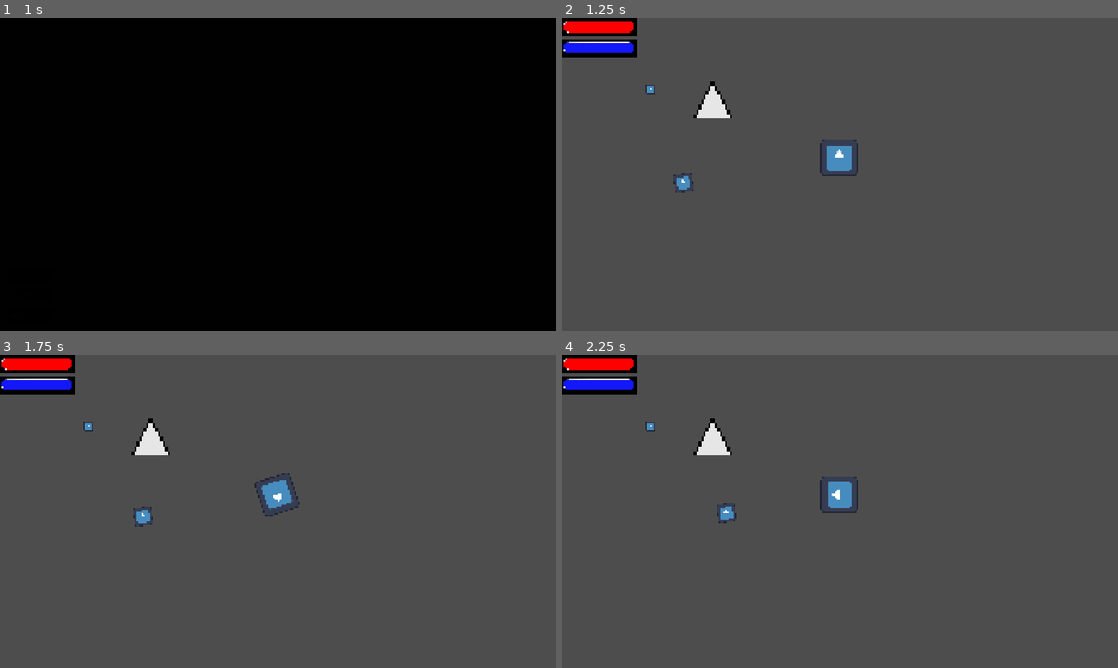
Above: before the commit, frames 1-4 (two rows, left to right).
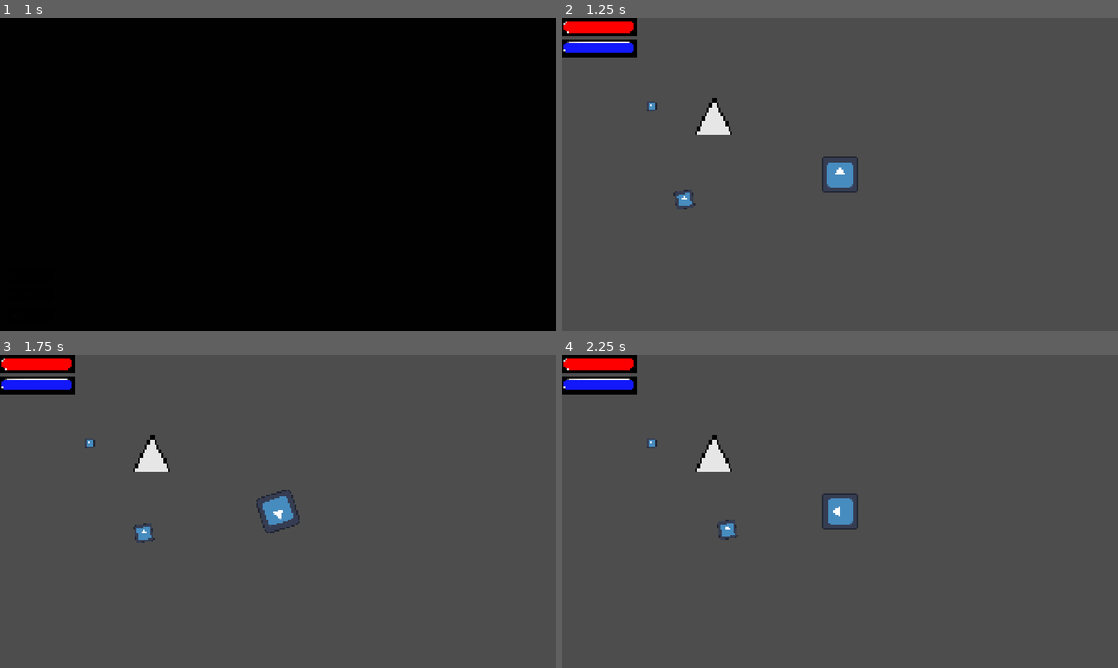
Above: after the commit, the same moments.

Repository: Yolo-Arts/Game-Off-2026
Game: Godot game, scene res://Game/main_game.tscn
The game is run twice, just before and just after one commit, with the same random seed, the same clock (stepped at 60 frames per second) and the same inputs. The engine's default icon, where the game draws it, is replaced by a stand-in: a white triangle on a blue panel in a dark square. Sound files missing from this copy of the repository are replaced by a short silence.
Inputs (mouse positions are in pixels of both pictures, inside the frame that each line leads up to):
- Up to frame 1 (1 s): click "Play" at 0.5 s
- Up to frame 2 (1.25 s): no input
- Up to frame 3 (1.75 s): move the mouse to (400, 495) at 1.27 s; hold D (move_right) from 1.28 s (still down); hold Space (Ram) from 1.28 s (still down); click (400, 495) at 1.42 s; tap Shift (shift) at 1.55 s
- Up to frame 4 (2.25 s): move the mouse to (728, 527) at 2.02 s; release D (move_right) at 2.03 s; release Space (Ram) at 2.03 s; hold S (move_down) from 2.03 s (still down); tap Shift (shift) at 2.1 s

Frame 1 is identical in both runs. In frame 2, 1.6% of the frame differs, in the area x 15-54%, y 20-62%; in frame 3, 1.6%, in the area x 15-54%, y 20-60%; in frame 4, 1.6%.

Commit message:
Make EnemyData and EnemyStats

Diff:
--- a/Game/EnemyComponents/enemy.gd
+++ b/Game/EnemyComponents/enemy.gd
@@ -2,7 +2,9 @@
 
 @onready var health_component: EnemyHealthComponent = $HealthComponent
 @onready var movement_component: EnemyMovementComponent = $MovementComponent
-# @onready var HitboxComponent : EnemyHitbox = $HitboxComponent
+@export var enemy_stats: EnemyStats
+@onready var hitbox: EnemyHitbox = $Hitbox
+
 
 
 
@@ -10,6 +12,7 @@
 func _ready() -> void:
 	health_component.setup(self)
 	movement_component.setup(self)
+	hitbox.setup(self, enemy_stats)
 
 func _process(delta: float) -> void:
 
--- a/Game/EnemyComponents/enemy_hitbox_component.gd
+++ b/Game/EnemyComponents/enemy_hitbox_component.gd
@@ -2,7 +2,7 @@
 
 @export var enabled: bool = false
 @export var enemy: Node2D
-@export var enemy_data: EnemyData
+@export var enemy_stats: EnemyStats
 
 func _init() -> void:
 	collision_mask = 2
@@ -10,19 +10,20 @@
 	EventSystem.player_vincible.connect(apply_hit)
 	area_entered.connect(apply_hit.unbind(1))
 
-func setup(_enemy: Node2D, _enemy_data: EnemyData, _enabled: bool = true) -> void:
+func setup(_enemy: Node2D, _enemy_stats: EnemyStats, _enabled: bool = true) -> void:
 	enabled = _enabled
 	enemy = _enemy
-	assert(enemy_data, "NULL ENEMYDATA")
-	enemy_data = _enemy_data
+	enemy_stats = _enemy_stats
+	assert(enemy_stats != null, "NULL ENEMY STATS")
 
 func apply_hit() -> void:
 	if not enabled: return
-
-	assert(enemy_data, "NULL ENEMYDATA")
+	if enemy_stats == null:
+		push_error("NULL ENEMY STATS")
+		return
 	var areas: Array[Area2D] = get_overlapping_areas()
 	for area in areas:
 		if area.is_in_group("player_hurtbox"):
-			var damage_source := DamageSource.new(enemy_data.damage, enemy_data.enemy_damage_type, enemy_data.shift_color, enemy)
+			var damage_source := DamageSource.new(enemy_stats.damage, enemy_stats.enemy_damage_type, enemy_stats.shift_color, enemy)
 			EventSystem.player_hit.emit(damage_source)
 			return
--- a/Resources/EnemySources/enemy_data.gd
+++ b/Resources/EnemySources/enemy_data.gd
@@ -1,5 +1,11 @@
 class_name EnemyData extends Resource
 
-@export var shift_color: DamageSource.ShiftColor = DamageSource.ShiftColor.NONE
-@export var enemy_damage_type: DamageSource.DamageSourceType = DamageSource.DamageSourceType.ENEMY
-@export var damage: float = 0.0
+@export var enemy_id: StringName
+@export var enemy_name: String
+@export var enemy_scene: PackedScene
+@export var base_enemy_stats: EnemyStats = EnemyStats.new()
+@export var spawn_weight: float = 1.0
+@export var is_enemy: bool = true
+
+enum EnemyType {COLOR, NONE}
+@export var enemy_type: EnemyType
--- /dev/null
+++ b/Resources/EnemySources/enemy_stats.gd
@@ -0,0 +1,7 @@
+class_name EnemyStats extends Resource
+
+@export var shift_color: DamageSource.ShiftColor = DamageSource.ShiftColor.NONE
+@export var enemy_damage_type: DamageSource.DamageSourceType = DamageSource.DamageSourceType.ENEMY
+@export var damage: float = 0.0
+@export var speed: float = 0.0
+@export var drop: int = 0
--- a/Scenes/Enemy/enemy.tscn
+++ b/Scenes/Enemy/enemy.tscn
@@ -5,20 +5,20 @@
 [ext_resource type="Script" uid="uid://b87utd8bhijc1" path="res://Game/EnemyComponents/enemy_movement_component.gd" id="3_efgs1"]
 [ext_resource type="Script" uid="uid://b6g202tvlwed1" path="res://Game/EnemyComponents/enemy_hitbox_component.gd" id="4_qs8s8"]
 [ext_resource type="Texture2D" uid="uid://cgs3aoe7dwymq" path="res://icon.svg" id="5_kt2l8"]
-[ext_resource type="Script" uid="uid://cee3blfn2lg47" path="res://Resources/EnemySources/enemy_data.gd" id="6_gx76c"]
+[ext_resource type="Script" uid="uid://cee3blfn2lg47" path="res://Resources/EnemySources/enemy_stats.gd" id="6_gx76c"]
+
+[sub_resource type="Resource" id="Resource_pqgp3"]
+script = ExtResource("6_gx76c")
+damage = 10.0
+metadata/_custom_type_script = "uid://cee3blfn2lg47"
 
 [sub_resource type="RectangleShape2D" id="RectangleShape2D_5v6lt"]
-
-[sub_resource type="Resource" id="Resource_gx76c"]
-script = ExtResource("6_gx76c")
-shift_color = 0
-damage = 10.0
-metadata/_custom_type_script = "uid://cee3blfn2lg47"
 
 [node name="Enemy" type="CharacterBody2D" unique_id=437048349 groups=["enemies"]]
 collision_layer = 4
 collision_mask = 5
 script = ExtResource("1_u5s2g")
+enemy_stats = SubResource("Resource_pqgp3")
 
 [node name="HealthComponent" type="Node" parent="." unique_id=2109919344]
 script = ExtResource("2_3pmhw")
@@ -38,9 +38,7 @@
 
 [node name="Hitbox" type="Area2D" parent="." unique_id=357307482 node_paths=PackedStringArray("enemy")]
 script = ExtResource("4_qs8s8")
-enabled = true
 enemy = NodePath("..")
-enemy_data = SubResource("Resource_gx76c")
 
 [node name="CollisionShape2D" type="CollisionShape2D" parent="Hitbox" unique_id=573603964]
 scale = Vector2(3.2, 3.2)
--- a/Scenes/Player/player.gd
+++ b/Scenes/Player/player.gd
@@ -47,12 +47,12 @@
 		shift_active_color()
 		EventSystem.player_shifted.emit(shift_color)
 
-	if event.is_action_pressed("Ram") and can_ram():
-		ram()
-		energy_component.reduce_energy(get_current_stats().energy_ram_cost)
+	#if event.is_action_pressed("Ram") and can_ram():
+	#	ram()
+	#	energy_component.reduce_energy(get_current_stats().energy_ram_cost)
 
 func can_ram() -> bool:
 	return movement_component.speed >= get_current_stats().minimum_ram_speed
 
-func ram():
+func shoot():
 	pass
--- a/Scenes/Player/player.tscn
+++ b/Scenes/Player/player.tscn
@@ -60,3 +60,5 @@
 [node name="CollisionShape2D" type="CollisionShape2D" parent="Hitbox" unique_id=2141517331]
 position = Vector2(0, -0.5)
 shape = SubResource("RectangleShape2D_pi45h")
+
+[node name="Camera2D" type="Camera2D" parent="." unique_id=334270243]
--- a/Stages/main/main.tscn
+++ b/Stages/main/main.tscn
@@ -3,7 +3,7 @@
 [ext_resource type="Script" uid="uid://cbcwu5b7ayjr7" path="res://Stages/main/main.gd" id="1_bo1nx"]
 [ext_resource type="PackedScene" uid="uid://ceb1pfyorany7" path="res://Scenes/Player/player.tscn" id="1_jjgbg"]
 [ext_resource type="Script" uid="uid://b6g202tvlwed1" path="res://Game/EnemyComponents/enemy_hitbox_component.gd" id="3_7bma3"]
-[ext_resource type="Script" uid="uid://cee3blfn2lg47" path="res://Resources/EnemySources/enemy_data.gd" id="4_bbrnd"]
+[ext_resource type="Script" uid="uid://cee3blfn2lg47" path="res://Resources/EnemySources/enemy_stats.gd" id="4_bbrnd"]
 [ext_resource type="Texture2D" uid="uid://bwas2n2oefqp5" path="res://Assets/ProgrammerArt/spike.png" id="4_vhgat"]
 [ext_resource type="PackedScene" uid="uid://do4uq2uieplq2" path="res://Scenes/Enemy/enemy.tscn" id="5_vhgat"]
 [ext_resource type="PackedScene" uid="uid://4j2flum1a4by" path="res://Game/Collectables/collectable.tscn" id="6_n62w3"]
Not shown, changed: Resources/EnemySources/enemy_data.gd.uid
Not shown, added: Resources/EnemySources/enemy_stats.gd.uid
